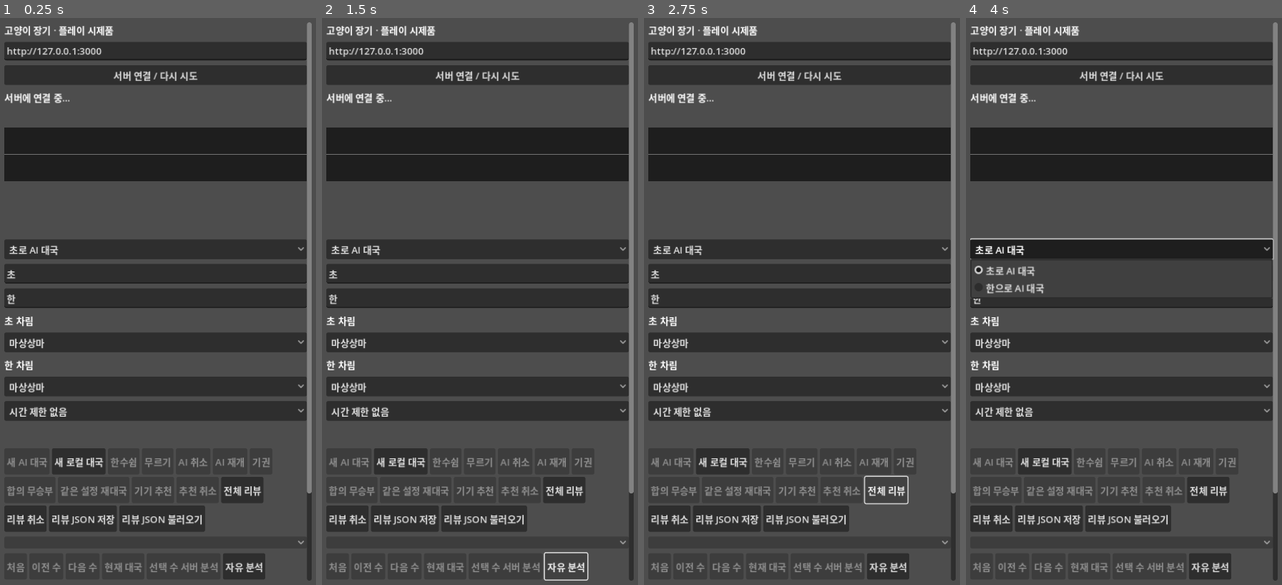
Above: before the commit, frames 1-4 (left to right).
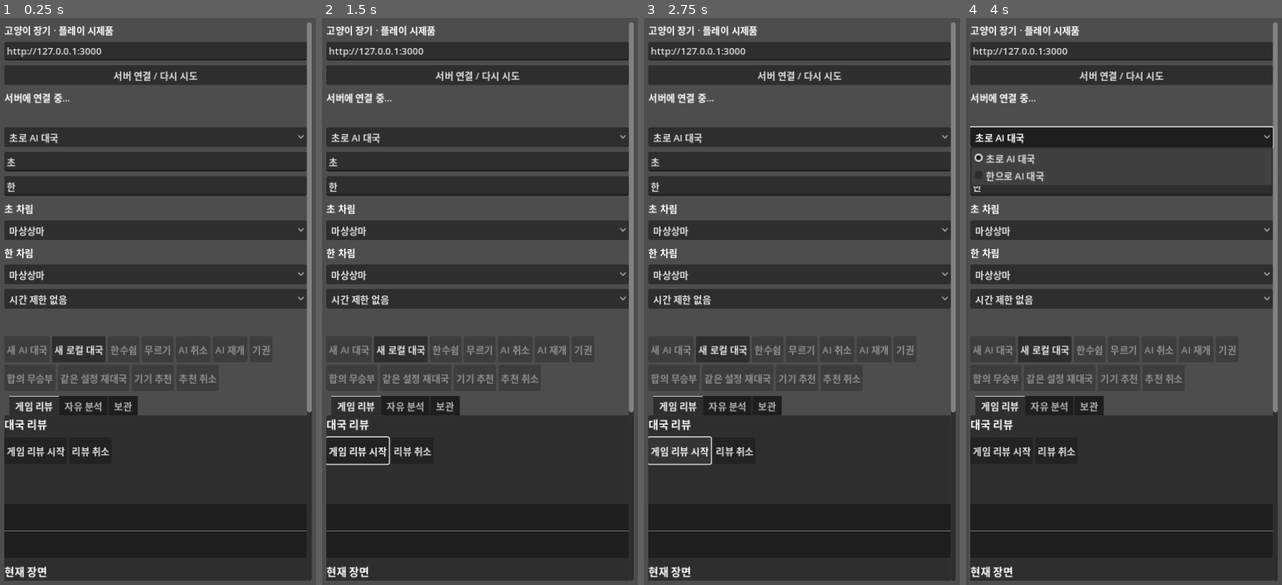
Above: after the commit, the same moments.

Repository: YU-Kangg/janggiAI
Game: Godot game, scene res://main.tscn
Two runs of this game, one before a commit and one after it. Both use one fixed random seed, a clock stepped at 60 frames per second and the inputs below.
Inputs (mouse positions are in pixels of both pictures, inside the frame that each line leads up to):
- Up to frame 1 (0.25 s): no input
- Up to frame 2 (1.5 s): click "전체 리뷰" (after the commit: "게임 리뷰 시작") at 0.5 s; click (565, 567) at 1.25 s, where only the run before the commit has a clickable "자유 분석"
- Up to frame 3 (2.75 s): click "전체 리뷰" (after the commit: "게임 리뷰 시작") at 2 s
- Up to frame 4 (4 s): click "서버 연결 / 다시 시도" at 2.75 s; click "초로 AI 대국" at 3.5 s

The runs differ from the first frame. In frame 1, 35% of the frame differs, in the area x 1-99%, y 19-100%; in frame 2, 35%; in frame 3, 35%; in frame 4, 39%.

Commit message:
feat(ui): 게임 리뷰 작업 흐름 재배치

Diff:
--- a/godot/main.gd
+++ b/godot/main.gd
@@ -52,6 +52,7 @@
 var variation_evaluation_target := ""
 var full_review: Dictionary = {}
 var review_restore_revision := -1
+var open_review_when_ready := false
 var full_review_start := Button.new()
 var full_review_cancel := Button.new()
 var review_export_button := Button.new()
@@ -90,6 +91,23 @@
 var last_animated_move := ""
 var piece_move_animation_seconds := 0.18
 var playback_move := ""
+var review_tabs := TabContainer.new()
+var review_workspace := VBoxContainer.new()
+var review_analysis_workspace := VBoxContainer.new()
+var review_archive_workspace := VBoxContainer.new()
+var review_start_controls := HFlowContainer.new()
+var review_navigation_controls := HFlowContainer.new()
+var review_coach_controls := HFlowContainer.new()
+var review_key_controls := HFlowContainer.new()
+var review_analysis_controls := HFlowContainer.new()
+var review_playback_controls := HFlowContainer.new()
+var review_file_controls := HFlowContainer.new()
+
+func add_section_title(parent: Control, caption: String) -> void:
+	var label := Label.new()
+	label.text = caption
+	label.add_theme_font_size_override("font_size", 18)
+	parent.add_child(label)
 
 func _ready() -> void:
 	var margin := MarginContainer.new()
@@ -124,12 +142,8 @@
 	score_panel.autowrap_mode = TextServer.AUTOWRAP_WORD_SMART
 	column.add_child(score_panel)
 	evaluation_graph.ply_selected.connect(show_review)
-	column.add_child(evaluation_graph)
 	review_summary.autowrap_mode = TextServer.AUTOWRAP_WORD_SMART
-	column.add_child(review_summary)
 	review_method_notice.autowrap_mode = TextServer.AUTOWRAP_WORD_SMART
-	column.add_child(review_method_notice)
-	column.add_child(key_move_status)
 	side.add_item("초로 AI 대국")
 	side.add_item("한으로 AI 대국")
 	column.add_child(side)
@@ -198,113 +212,142 @@
 	device_cancel.custom_minimum_size.y = 44
 	device_cancel.pressed.connect(cancel_device_recommendation)
 	actions.add_child(device_cancel)
-	full_review_start.text = "전체 리뷰"
+	full_review_start.text = "게임 리뷰 시작"
 	full_review_start.custom_minimum_size.y = 44
 	full_review_start.pressed.connect(start_full_review)
-	actions.add_child(full_review_start)
 	full_review_cancel.text = "리뷰 취소"
 	full_review_cancel.custom_minimum_size.y = 44
 	full_review_cancel.pressed.connect(cancel_full_review)
-	actions.add_child(full_review_cancel)
 	review_export_button.text = "리뷰 JSON 저장"
 	review_export_button.custom_minimum_size.y = 44
 	review_export_button.pressed.connect(export_full_review)
-	actions.add_child(review_export_button)
 	review_import_button.text = "리뷰 JSON 불러오기"
 	review_import_button.custom_minimum_size.y = 44
 	review_import_button.pressed.connect(import_full_review)
-	actions.add_child(review_import_button)
 	device_engine.completed.connect(on_device_recommendation)
-	column.add_child(history)
+	review_tabs.size_flags_horizontal = Control.SIZE_EXPAND_FILL
+	column.add_child(review_tabs)
+	review_workspace.name = "게임 리뷰"
+	review_workspace.add_theme_constant_override("separation", 8)
+	review_workspace.size_flags_horizontal = Control.SIZE_EXPAND_FILL
+	review_tabs.add_child(review_workspace)
+	add_section_title(review_workspace, "대국 리뷰")
+	review_start_controls.add_child(full_review_start)
+	review_start_controls.add_child(full_review_cancel)
+	review_workspace.add_child(review_start_controls)
+	review_workspace.add_child(review_summary)
+	review_workspace.add_child(review_method_notice)
+	review_workspace.add_child(evaluation_graph)
+	add_section_title(review_workspace, "현재 장면")
+	review_workspace.add_child(key_move_status)
+	review_workspace.add_child(history)
 	history.item_selected.connect(func(index: int): show_review(index))
-	var navigation := HFlowContainer.new()
-	column.add_child(navigation)
+	review_workspace.add_child(review_navigation_controls)
 	for caption in ["처음", "이전 수", "다음 수", "현재 대국"]:
 		var button := Button.new()
 		button.text = caption
 		button.custom_minimum_size.y = 44
-		navigation.add_child(button)
+		review_navigation_controls.add_child(button)
 		review_buttons.append(button)
 	review_buttons[0].pressed.connect(func(): show_review(0))
 	review_buttons[1].pressed.connect(func(): show_review(view_ply() - 1))
 	review_buttons[2].pressed.connect(func(): show_review(view_ply() + 1))
+	review_buttons[3].text = "대국으로 돌아가기"
 	review_buttons[3].pressed.connect(return_live)
-	review_analysis_button.text = "선택 수 서버 분석"
+	message.autowrap_mode = TextServer.AUTOWRAP_WORD_SMART
+	review_workspace.add_child(message)
+	add_section_title(review_workspace, "이 수에서 배워보기")
+	review_analysis_button.text = "최선 수 보기"
 	review_analysis_button.custom_minimum_size.y = 44
 	review_analysis_button.pressed.connect(start_review_analysis)
-	navigation.add_child(review_analysis_button)
-	variation_start.text = "자유 분석"
-	variation_start.custom_minimum_size.y = 44
-	variation_start.pressed.connect(start_variation)
-	navigation.add_child(variation_start)
-	variation_undo.text = "분기 무르기"
-	variation_undo.custom_minimum_size.y = 44
-	variation_undo.pressed.connect(undo_variation)
-	navigation.add_child(variation_undo)
-	variation_resume.text = "재개"
-	variation_resume.custom_minimum_size.y = 44
-	variation_resume.pressed.connect(resume_review)
-	navigation.add_child(variation_resume)
+	review_coach_controls.add_child(review_analysis_button)
+	retry_button.text = "다시 풀기"
+	retry_button.custom_minimum_size.y = 44
+	retry_button.pressed.connect(start_retry)
+	review_coach_controls.add_child(retry_button)
+	retry_hint_button.text = "힌트"
+	retry_hint_button.custom_minimum_size.y = 44
+	retry_hint_button.pressed.connect(show_retry_hint)
+	review_coach_controls.add_child(retry_hint_button)
+	retry_next_button.text = "다음 실수"
+	retry_next_button.custom_minimum_size.y = 44
+	retry_next_button.pressed.connect(continue_retry_to_next_key)
+	review_coach_controls.add_child(retry_next_button)
+	review_workspace.add_child(review_coach_controls)
+	add_section_title(review_workspace, "핵심 장면")
 	previous_key_move_button.text = "이전 핵심 수"
 	previous_key_move_button.custom_minimum_size.y = 44
 	previous_key_move_button.pressed.connect(previous_key_move)
-	navigation.add_child(previous_key_move_button)
+	review_key_controls.add_child(previous_key_move_button)
 	key_move_filter.add_item("핵심: 부정확 이상")
 	key_move_filter.add_item("핵심: 실수 이상")
 	key_move_filter.add_item("핵심: 큰 실수만")
 	key_move_filter.item_selected.connect(func(_index: int): render_board())
-	navigation.add_child(key_move_filter)
+	review_key_controls.add_child(key_move_filter)
 	next_key_move_button.text = "다음 핵심 수"
 	next_key_move_button.custom_minimum_size.y = 44
 	next_key_move_button.pressed.connect(next_key_move)
-	navigation.add_child(next_key_move_button)
+	review_key_controls.add_child(next_key_move_button)
 	worst_move_button.text = "최대 손실 수"
 	worst_move_button.custom_minimum_size.y = 44
 	worst_move_button.pressed.connect(show_worst_move)
-	navigation.add_child(worst_move_button)
-	retry_button.text = "다시 두기"
-	retry_button.custom_minimum_size.y = 44
-	retry_button.pressed.connect(start_retry)
-	navigation.add_child(retry_button)
-	retry_hint_button.text = "힌트"
-	retry_hint_button.custom_minimum_size.y = 44
-	retry_hint_button.pressed.connect(show_retry_hint)
-	navigation.add_child(retry_hint_button)
-	retry_next_button.text = "다음 실수 연습"
-	retry_next_button.custom_minimum_size.y = 44
-	retry_next_button.pressed.connect(continue_retry_to_next_key)
-	navigation.add_child(retry_next_button)
-	prediction_button.text = "예상 수순"
+	review_key_controls.add_child(worst_move_button)
+	review_workspace.add_child(review_key_controls)
+	review_analysis_workspace.name = "자유 분석"
+	review_analysis_workspace.add_theme_constant_override("separation", 8)
+	review_tabs.add_child(review_analysis_workspace)
+	add_section_title(review_analysis_workspace, "직접 수를 놓아 분석")
+	variation_start.text = "자유 분석"
+	variation_start.custom_minimum_size.y = 44
+	variation_start.pressed.connect(start_variation)
+	review_analysis_controls.add_child(variation_start)
+	variation_undo.text = "분기 무르기"
+	variation_undo.custom_minimum_size.y = 44
+	variation_undo.pressed.connect(undo_variation)
+	review_analysis_controls.add_child(variation_undo)
+	variation_resume.text = "재개"
+	variation_resume.custom_minimum_size.y = 44
+	variation_resume.pressed.connect(resume_review)
+	review_analysis_controls.add_child(variation_resume)
+	prediction_button.text = "추천 수순 보기"
 	prediction_button.custom_minimum_size.y = 44
 	prediction_button.pressed.connect(play_prediction)
-	navigation.add_child(prediction_button)
+	review_analysis_controls.add_child(prediction_button)
 	prediction_stop_button.text = "수순 정지"
 	prediction_stop_button.custom_minimum_size.y = 44
 	prediction_stop_button.pressed.connect(stop_prediction)
-	navigation.add_child(prediction_stop_button)
+	review_analysis_controls.add_child(prediction_stop_button)
 	prediction_previous_button.text = "수순 이전"
 	prediction_previous_button.custom_minimum_size.y = 44
 	prediction_previous_button.pressed.connect(func(): step_prediction(-1))
-	navigation.add_child(prediction_previous_button)
+	review_analysis_controls.add_child(prediction_previous_button)
 	prediction_next_button.text = "수순 다음"
 	prediction_next_button.custom_minimum_size.y = 44
 	prediction_next_button.pressed.connect(func(): step_prediction(1))
-	navigation.add_child(prediction_next_button)
+	review_analysis_controls.add_child(prediction_next_button)
+	review_analysis_workspace.add_child(review_analysis_controls)
+	add_section_title(review_workspace, "리뷰 재생")
 	game_review_play_button.text = "기보 재생"
 	game_review_play_button.custom_minimum_size.y = 44
 	game_review_play_button.pressed.connect(play_game_review)
-	navigation.add_child(game_review_play_button)
+	review_playback_controls.add_child(game_review_play_button)
 	game_review_stop_button.text = "기보 정지"
 	game_review_stop_button.custom_minimum_size.y = 44
 	game_review_stop_button.pressed.connect(stop_game_review)
-	navigation.add_child(game_review_stop_button)
+	review_playback_controls.add_child(game_review_stop_button)
 	playback_speed.add_item("재생 느리게")
 	playback_speed.add_item("재생 보통")
 	playback_speed.add_item("재생 빠르게")
 	playback_speed.select(1)
-	navigation.add_child(playback_speed)
-	message.autowrap_mode = TextServer.AUTOWRAP_WORD_SMART
-	column.add_child(message)
+	review_playback_controls.add_child(playback_speed)
+	review_workspace.add_child(review_playback_controls)
+	review_archive_workspace.name = "보관"
+	review_archive_workspace.add_theme_constant_override("separation", 8)
+	review_tabs.add_child(review_archive_workspace)
+	add_section_title(review_archive_workspace, "리뷰 파일")
+	review_file_controls.add_child(review_export_button)
+	review_file_controls.add_child(review_import_button)
+	review_archive_workspace.add_child(review_file_controls)
 	new_game_dialog.confirmed.connect(confirm_new_game)
 	add_child(new_game_dialog)
 	resign_dialog.dialog_text = "현재 차례 진영이 기권할까요?"
@@ -468,7 +511,11 @@
 				evaluation_graph.set_results(payload.results)
 				review_summary.text = format_review_summary(payload.get("summary", {}))
 				export_full_review(false)
+				if open_review_when_ready:
+					open_review_when_ready = false
+					call_deferred("open_guided_review")
 			elif payload.status == "cancelled":
+				open_review_when_ready = false
 				message.text = "전체 리뷰를 취소했습니다."
 			else:
 				message.text = "전체 리뷰 실패: %s" % str(payload.get("error", "알 수 없는 오류"))
@@ -520,8 +567,15 @@
 func start_full_review() -> void:
 	if pending or state.is_empty() or state.moves.is_empty() or full_review.get("status", "") == "running":
 		return
+	open_review_when_ready = true
 	return_live()
 	send("review-start", {"revision": state.revision})
+
+func open_guided_review() -> void:
+	if pending or state.is_empty() or state.moves.is_empty():
+		return
+	var first_key := next_key_ply(0)
+	show_review(first_key if first_key > 0 else 1)
 
 func cancel_full_review() -> void:
 	if pending or full_review.get("status", "") != "running":
@@ -1268,6 +1322,7 @@
 	action_buttons[4].disabled = action_buttons[4].disabled or not state.ai.status in ["paused", "error"]
 	device_recommend.disabled = local_match_active() or not variation.is_empty() or not device_engine.available() or device_engine.busy() or state.outcome.over or state.legalMoves.is_empty()
 	device_cancel.disabled = not variation.is_empty() or not device_engine.busy()
+	full_review_start.text = "리뷰 다시 보기" if full_review.get("status", "") == "complete" else "게임 리뷰 시작"
 	full_review_start.disabled = local_match_active() or pending or self.state.moves.is_empty() or full_review.get("status", "") == "running"
 	full_review_cancel.disabled = pending or full_review.get("status", "") != "running"
 	review_export_button.disabled = pending or full_review.get("status", "") != "complete"
--- a/godot/smoke.gd
+++ b/godot/smoke.gd
@@ -23,6 +23,11 @@
 	check(not app.state.is_empty(), "initial HTTP connection")
 	check(app.page_scroll.vertical_scroll_mode == ScrollContainer.SCROLL_MODE_AUTO, "mobile page vertical scrolling")
 	check(app.squares.size() == 90, "90 board squares")
+	check(app.review_tabs.get_tab_count() == 3, "review controls grouped into three workflow tabs")
+	check(app.review_tabs.get_tab_title(0) == "게임 리뷰" and app.review_tabs.get_tab_title(1) == "자유 분석" and app.review_tabs.get_tab_title(2) == "보관", "review workflow tab labels")
+	check(app.full_review_start.get_parent() == app.review_start_controls and app.retry_button.get_parent() == app.review_coach_controls, "review start and learning actions grouped")
+	check(app.variation_start.get_parent() == app.review_analysis_controls and app.review_export_button.get_parent() == app.review_file_controls, "analysis and file actions separated")
+	check(app.full_review_start.text == "게임 리뷰 시작" and app.review_analysis_button.text == "최선 수 보기" and app.retry_button.text == "다시 풀기", "guided review action labels")
 	check(not app.device_engine.available() and app.device_recommend.disabled, "desktop fallback without Android engine")
 	app.act("reset", {"mode": "ai", "humanSide": "cho"})
 	await wait_idle()
Not shown, changed: DEVICE_TEST_CHECKLIST.md
Not shown, changed: PROGRESS.md
